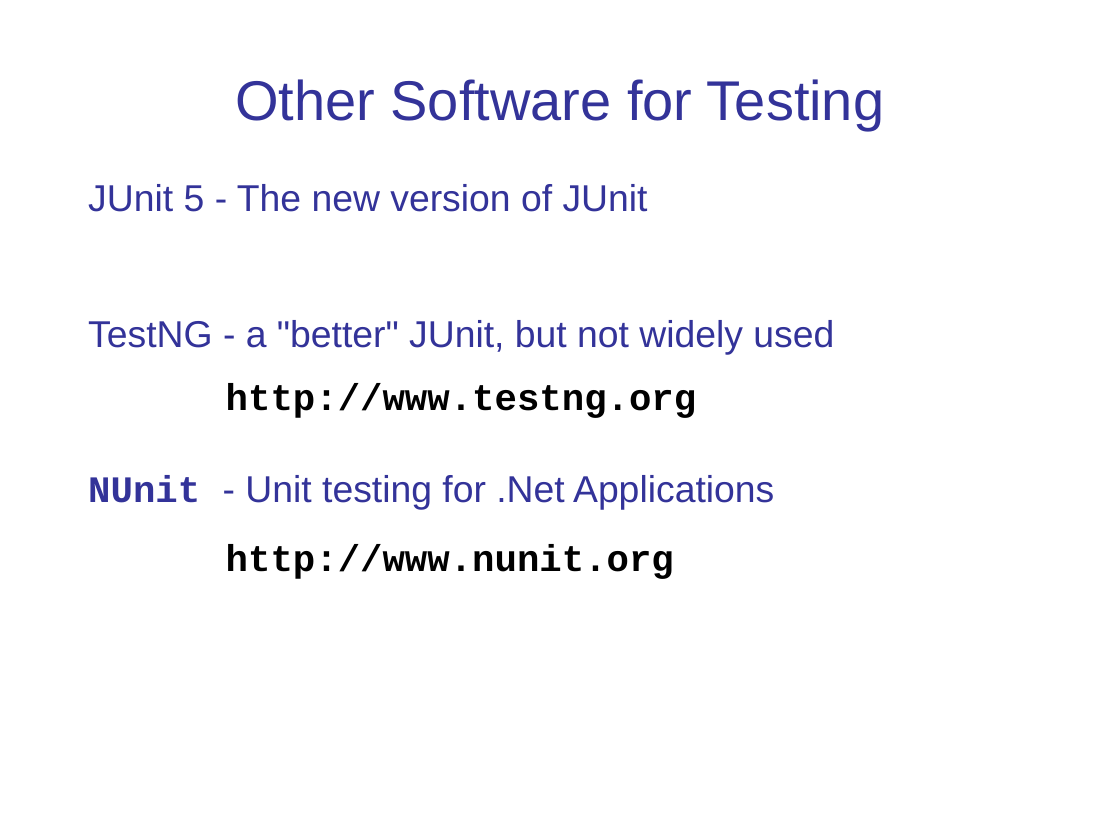
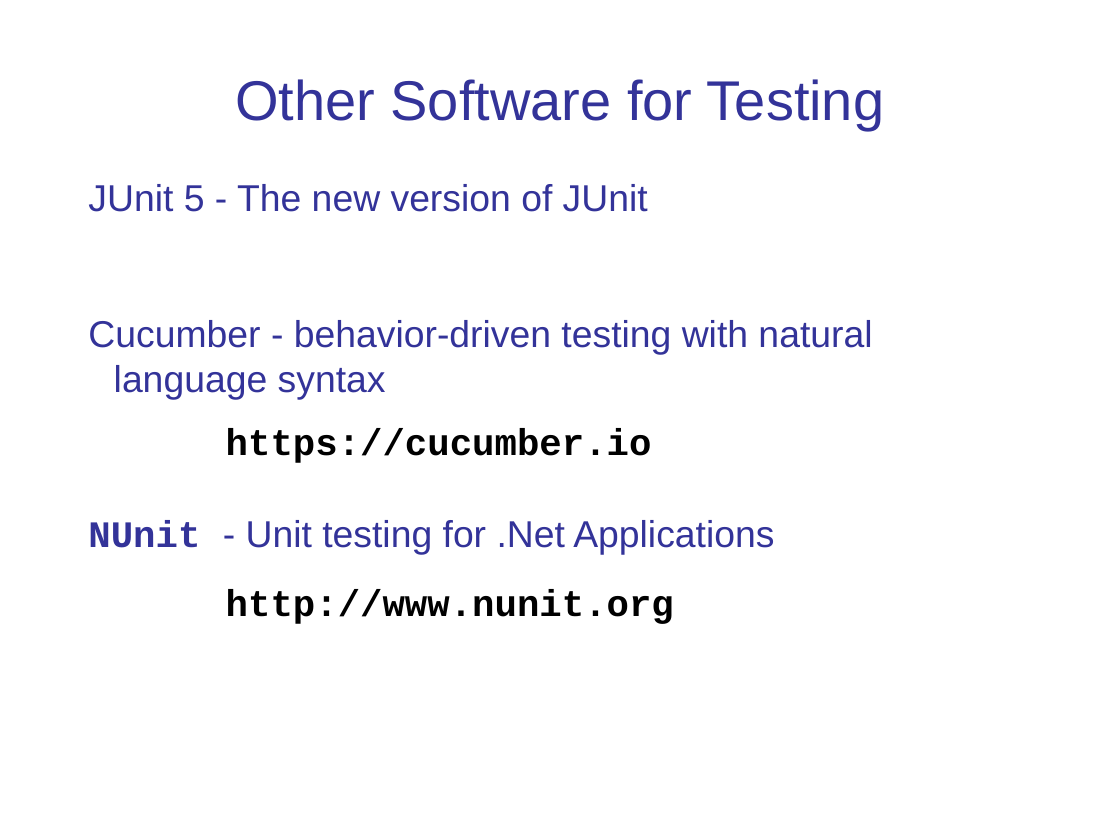
Before and after one commit to cpske/ISP, a slide deck: slide 50 of testing/JUnit.ppt. Drawn at 1120x840 pixels with LibreOffice and Linux fonts; fonts in the diff are those of the drawing. Boxes give left, top, right and bottom in pixels: in the first picture for what was removed or moved away, otherwise in the second. Text is boxed around its words. In the diff, an @@ line names an element or a change of style, - is before the commit and + after.

```diff
--- a/testing/JUnit.ppt
+++ b/testing/JUnit.ppt
@@ text at [88, 320, 872, 463]: text changed @@
-TestNG - a "better" JUnit, but not widely used
-http://www.testng.org
+Cucumber - behavior-driven testing with natural language syntax
+https://cucumber.io
```
Also in this commit, not shown: 4 other slides changed, 11 other files.
